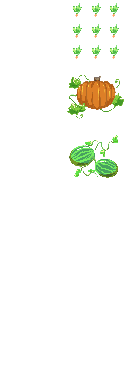
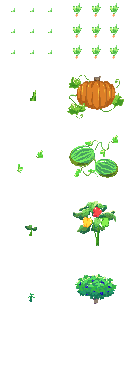
Layer changes from the first (128, 384) image to the second:
added layer "Layer 3" above "Layer 4" over (75, 274, 117, 304)
added layer "Layer 4" above "Layer 7" over (30, 90, 36, 101)
added layer "Layer 7" above "Layer 6" over (28, 293, 35, 302)
added layer "Layer 6" above "Layer 5" over (25, 225, 37, 236)
added layer "Layer 5" above "Watermelon" over (17, 150, 43, 173)
added layer "Layer 2" above "Layer 1" over (73, 201, 116, 246)
added layer "Layer 1" above "Carrots" over (11, 8, 52, 54)
